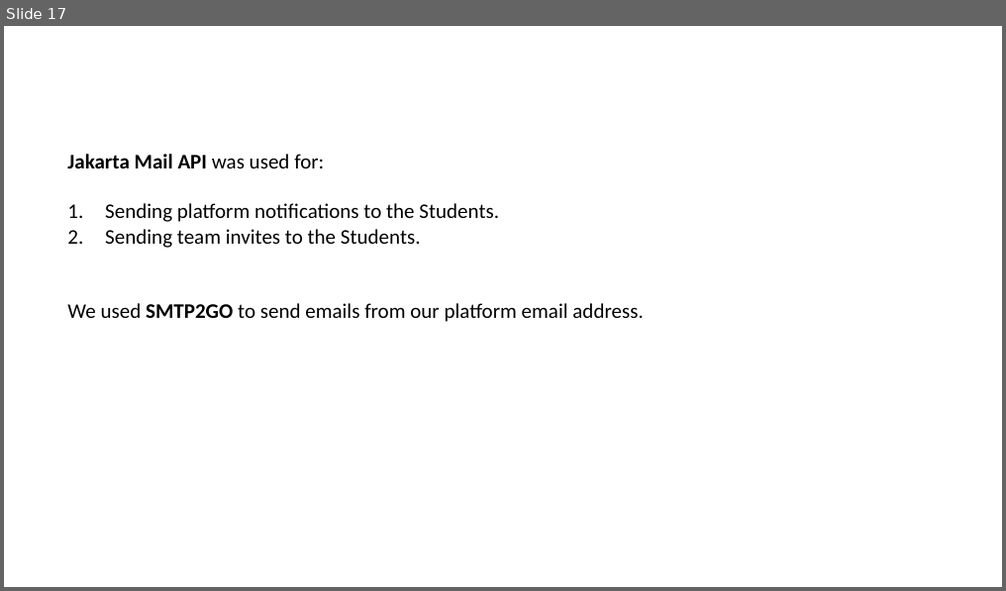
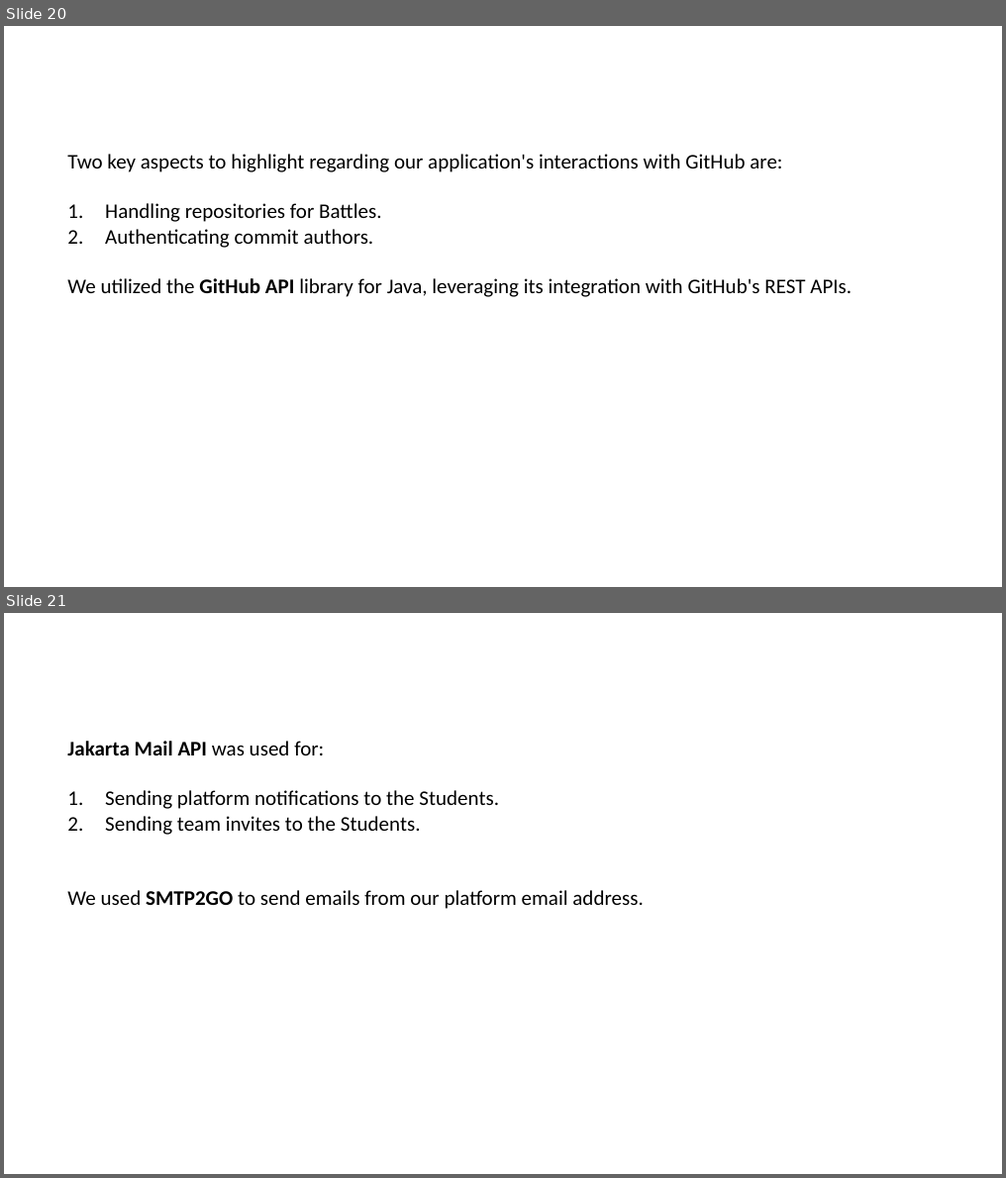
Before and after one commit to peetceenatoo/software-lifecycle, a slide deck: Slides/Slides.pptx. Shown one above the other, each under a label of ours: slide 17 before the commit, slides 20 and 21 after it. The pictures are 1006x591 and 1006x1178 pixels, drawn with LibreOffice and Linux fonts; fonts in the diff are those of the drawing; background and template pictures are left out. Boxes give left, top, right and bottom in pixels: in the first picture for what was removed or moved away, otherwise in the second. Text is boxed around its words. In the diff, an @@ line names an element or a change of style, - is before the commit and + after.

```diff
--- a/Slides/Slides.pptx
+++ b/Slides/Slides.pptx
@@ slide 20 added at (x1=4, y1=26, x2=1002, y2=587), background #FFFFFF @@
@@ text added at (x1=67, y1=154, x2=851, y2=297), 20 pt, text #000000 @@
+Two key aspects to highlight regarding our application's interactions with GitHub are:
+1. Handling repositories for Battles.
+2. Authenticating commit authors.
+We utilized the GitHub API library for Java, leveraging its integration with GitHub's REST APIs.
@@ title added at (x1=644, y1=154, x2=745, y2=169), 28 pt, text #FFFFFF, bold, italic @@
+ITD - Interacting with GitHub
@@ what was slide 17 is now slide 21 @@
```
Also in this commit, not shown: 11 slides changed, 5 other slides added, 5 slides removed.
